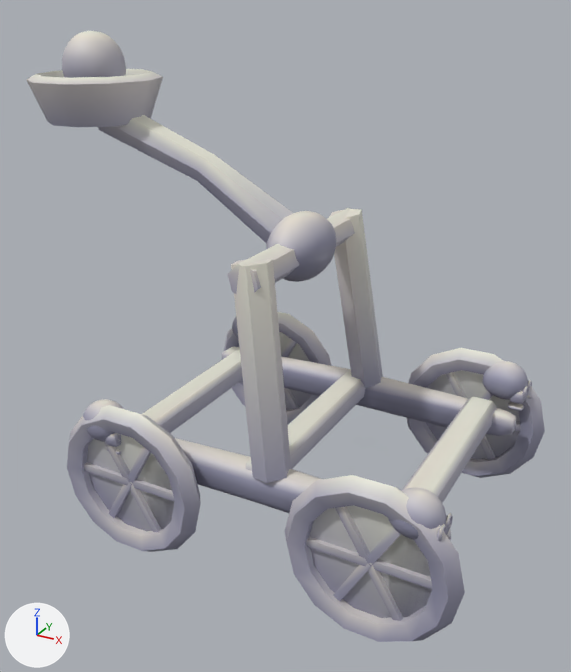
The glTF model models/catapult.glb as it was, and as the next commit left it.
Camera for both pictures: a 50 mm camera at (1.24, -2.47, 1.08) aimed at (-0.11, -0.02, -0.15). The lights are fixed; the arrows at lower left show +X, +Y and +Z. The picture after the commit comes second. Where no turn or scale is listed for an object, it has been applied to the vertices. Vertices at exactly the same position are counted once.

Objects in the first picture: 'arm', 'frame'.
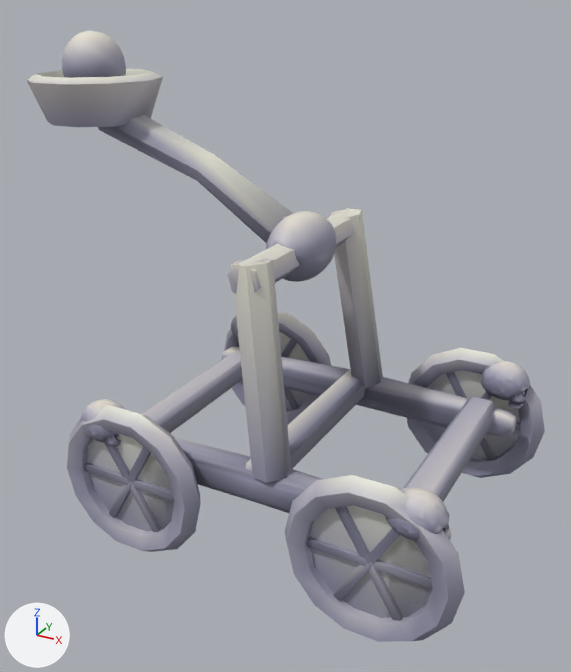
Location of each change, (x1, y1, x2, y2) in pixels of the pictures (571 x 672 px; the box of a moved part takes in the faces that stretch with it):
part 1 of me_frame, moved or reshaped: before (83, 399, 124, 455); after (81, 399, 125, 451)
part 2 of me_frame, moved or reshaped: before (483, 361, 532, 411); after (481, 361, 530, 409)
part 3 of me_frame, moved or reshaped: before (388, 487, 453, 551); after (385, 487, 449, 540)
part 4 of me_frame, moved or reshaped (mostly hidden): before (232, 317, 239, 339); after (231, 316, 239, 340)
part 5 of me_frame, recoloured (light grey to grey): (70, 237, 538, 634) in both
part 6 of me_arm, recoloured: (62, 67, 304, 259) in both
part 7 of me_arm, recoloured: (61, 54, 296, 248) in both

The change in detail:
me_frame is used by ob_frame; location (0.003, 0.005, 0.007).
me_frame had 3616 vertices, 7144 faces and spanned x -0.79..0.8, y -0.61..0.6, z -0.93..0.26.
me_frame now has 3672 vertices, 7200 faces and spans x -0.79..0.8, y -0.61..0.6, z -0.93..0.26.
me_frame part 1: 101 vertices moved within x -0.69..-0.51, y -0.6..-0.45, z -0.51..-0.34; 444 vertices removed from x -0.7..-0.49, y -0.6..-0.45, z -0.52..-0.33; 458 vertices added at x -0.71..-0.51, y -0.61..-0.45, z -0.51..-0.33.
me_frame part 2: 94 vertices moved from x 0.55..0.72, y 0.45..0.59, z -0.51..-0.34 to x 0.54..0.72, y 0.44..0.59, z -0.51..-0.34; 450 vertices removed from x 0.53..0.74, y 0.45..0.59, z -0.52..-0.33; 464 vertices added at x 0.52..0.72, y 0.44..0.6, z -0.51..-0.33.
me_frame part 3: 100 vertices moved within x 0.54..0.72, y -0.6..-0.46, z -0.5..-0.33; 441 vertices removed from x 0.53..0.74, y -0.6..-0.45, z -0.51..-0.32; 455 vertices added at x 0.52..0.72, y -0.61..-0.45, z -0.5..-0.32.
me_frame part 4: 113 vertices moved from x -0.7..-0.51, y 0.46..0.59, z -0.52..-0.35 to x -0.71..-0.51, y 0.44..0.6, z -0.52..-0.35; 416 vertices removed from x -0.7..-0.49, y 0.45..0.59, z -0.53..-0.34; 430 vertices added at x -0.71..-0.51, y 0.44..0.6, z -0.52..-0.34.
me_frame part 5: 1383 kept faces spanning x -0.79..0.8, y -0.61..0.6, z -0.93..0.26 get new vertex colours; the middle colour goes from light grey #b2b0c5 to grey #8f8fa5.
me_arm has 419 vertices, 822 faces and spans x -1.181..0.113, y -0.248..0.252, z -0.124..0.719.
me_arm is used by ob_arm; location (-0.055, 0.007, 0.214).
me_arm part 6: 206 faces centred in x -1.088..0.094, y -0.174..0.175, z -0.054..0.595 are repainted in the vertex colours; the middle colour goes from light grey #b7b6ca to grey #7d7d92.
me_arm part 7: 189 faces centred in x -1.106..0.062, y -0.21..0.233, z 0.04..0.673 are repainted in the vertex colours; the middle colour goes from light grey #d3cfd8 to light grey #c3c0d0.
